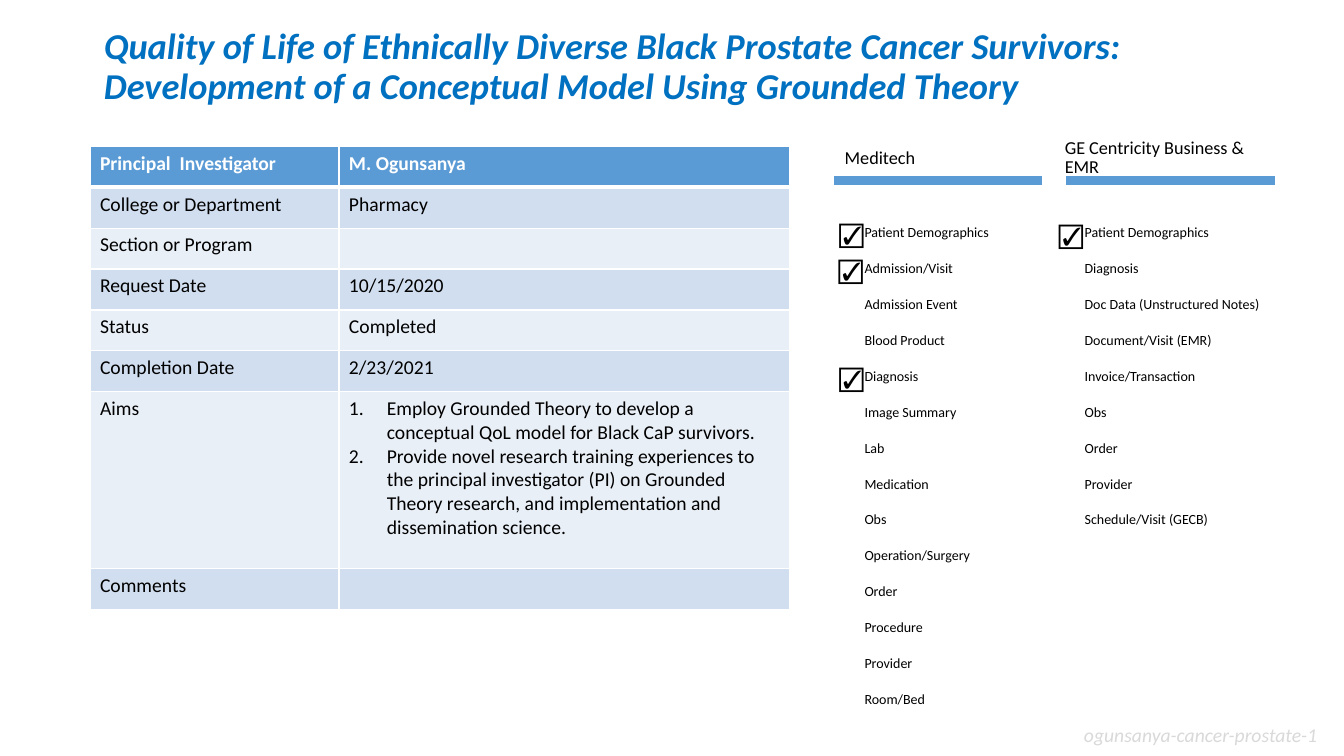
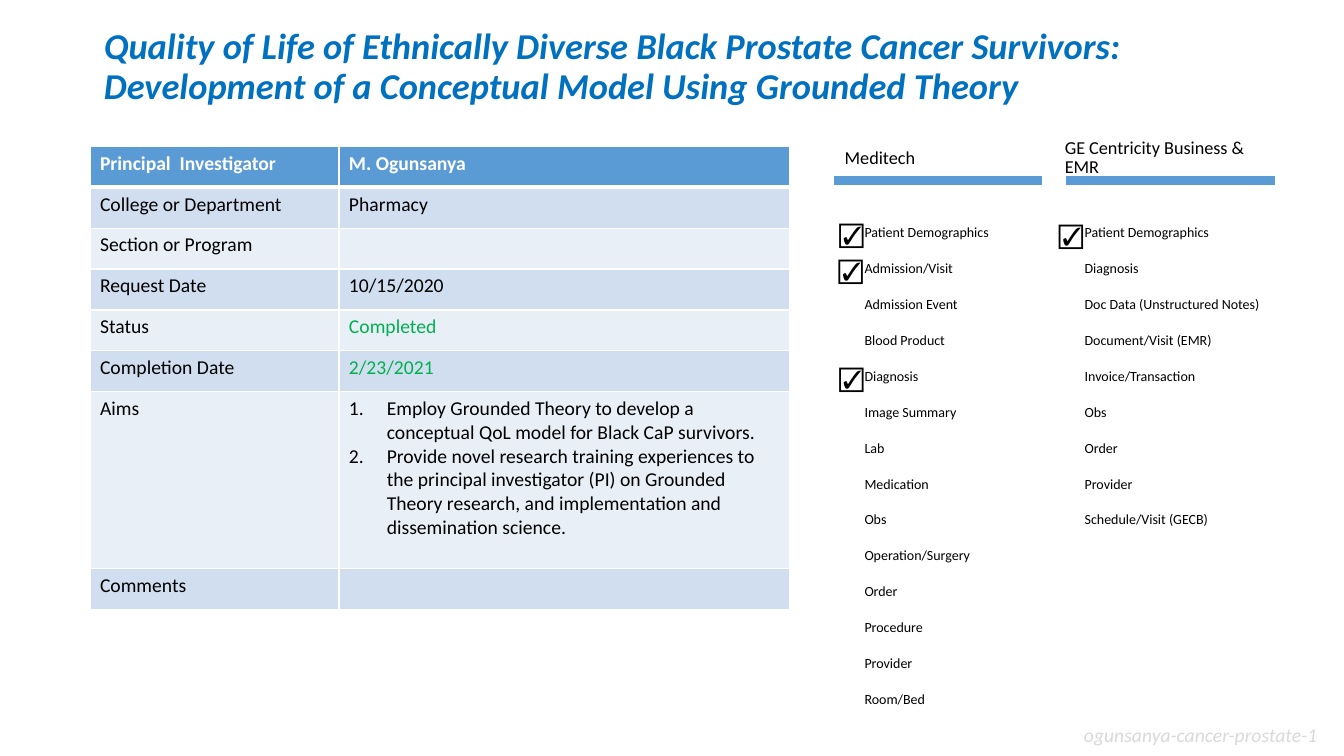
Before and after one commit to OuhscBbmc/prairie-outpost-public, a slide deck: slide 20 of publications/presentation-2021-03-aac/crdw-2021-03.pptx. Drawn at 1344x756 pixels with LibreOffice and Linux fonts; fonts in the diff are those of the drawing. Boxes give left, top, right and bottom in pixels: in the first picture for what was removed or moved away, otherwise in the second. Text is boxed around its words. In the diff, an @@ line names an element or a change of style, - is before the commit and + after.

```diff
--- a/publications/presentation-2021-03-aac/crdw-2021-03.pptx
+++ b/publications/presentation-2021-03-aac/crdw-2021-03.pptx
@@ table at [90, 146, 789, 607] @@
@@ text colour #000000 to #00B050 in "Completed", "2/23/2021" @@
```
Also in this commit, not shown: 16 other slides changed, 3 slides added.
